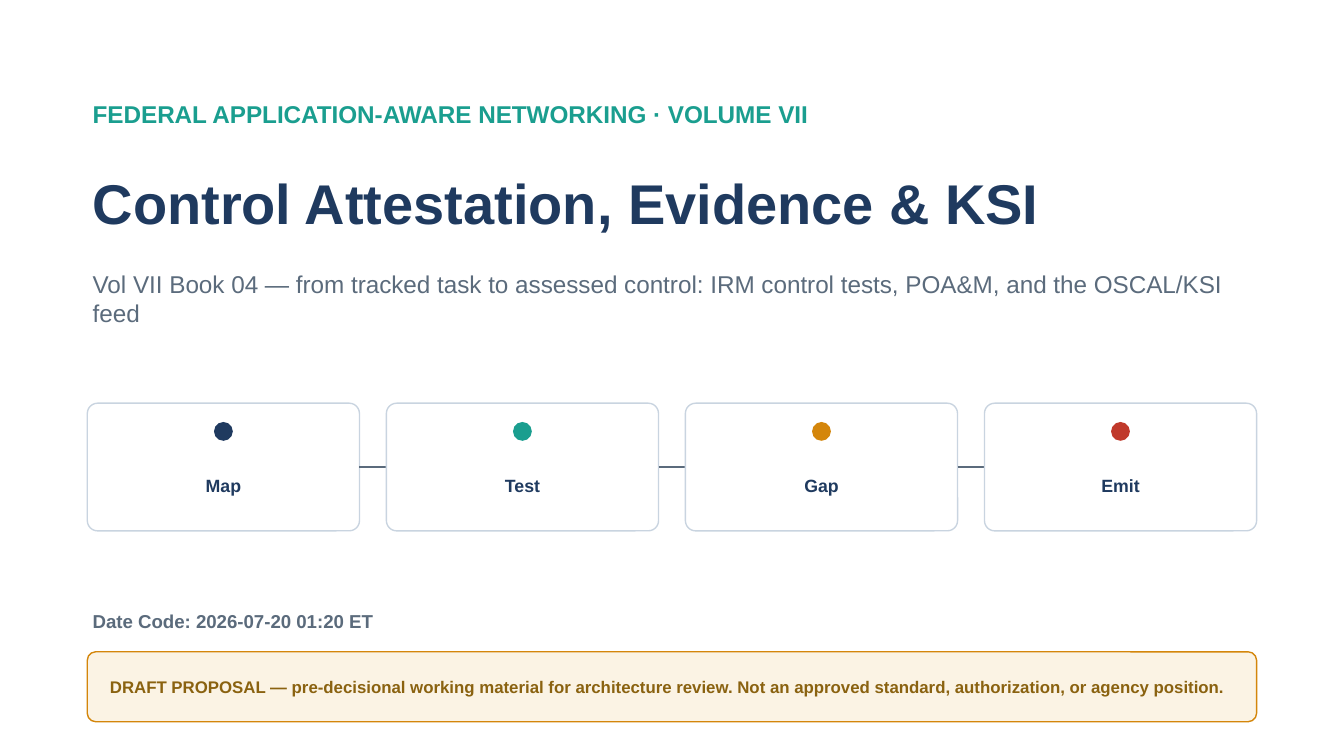
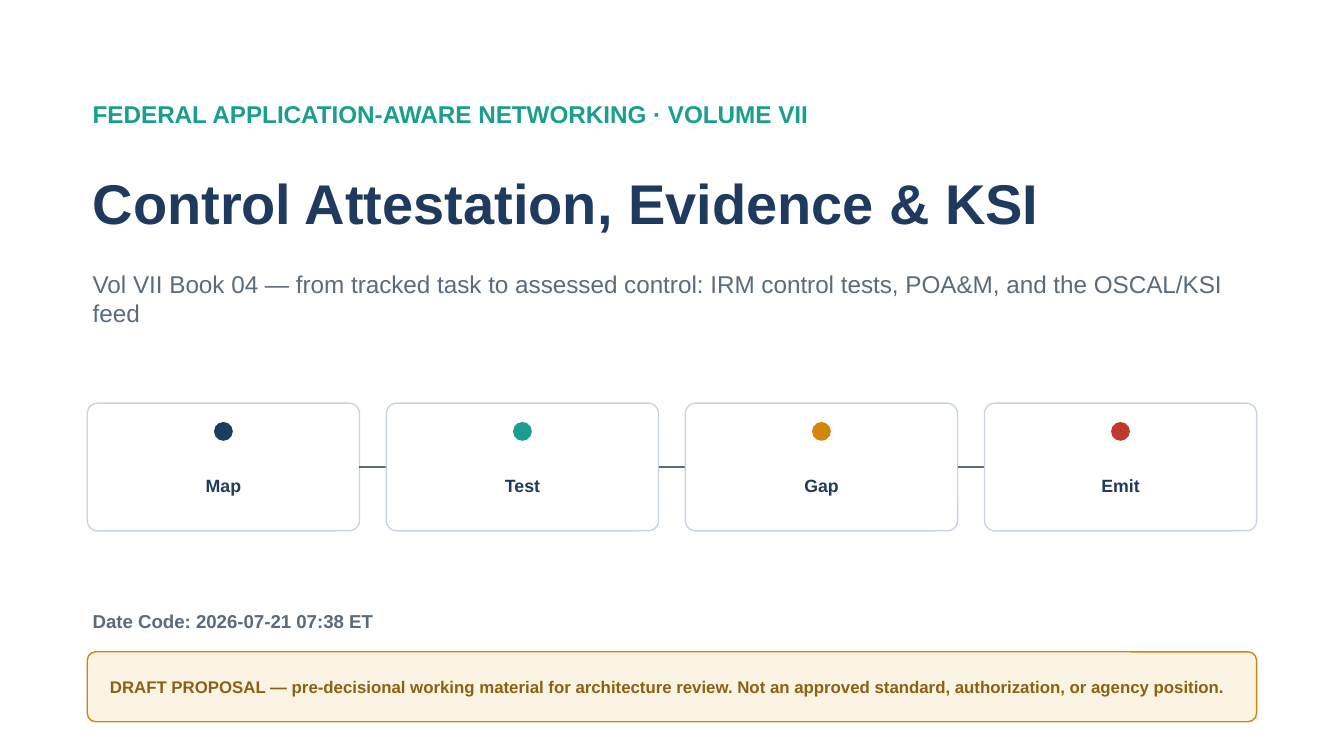
Before and after one commit to WhalerMike/uiao, a slide deck: slide 1 of docs/customer-documents/orgcomp-series/Vol_VII_Book_04_OrgComp_Control_Attestation_Evidence_KSI.pptx. Drawn at 1344x756 pixels with LibreOffice and Linux fonts; fonts in the diff are those of the drawing. Boxes give left, top, right and bottom in pixels: in the first picture for what was removed or moved away, otherwise in the second. Text is boxed around its words. In the diff, an @@ line names an element or a change of style, - is before the commit and + after.

```diff
--- a/docs/customer-documents/orgcomp-series/Vol_VII_Book_04_OrgComp_Control_Attestation_Evidence_KSI.pptx
+++ b/docs/customer-documents/orgcomp-series/Vol_VII_Book_04_OrgComp_Control_Attestation_Evidence_KSI.pptx
@@ text at (x1=93, y1=614, x2=373, y2=628): text changed @@
-Date Code: 2026-07-20 01:20 ET
+Date Code: 2026-07-21 07:38 ET
```
Also in this commit, not shown: 8 other slides changed, 6 other files.
